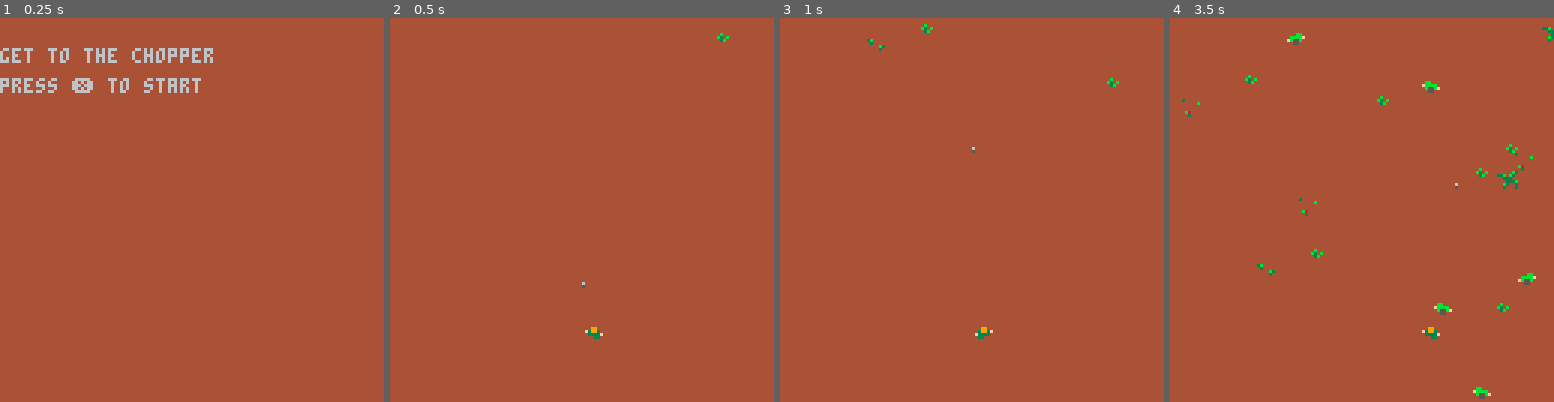
Above: before the commit, frames 1-4 (left to right).
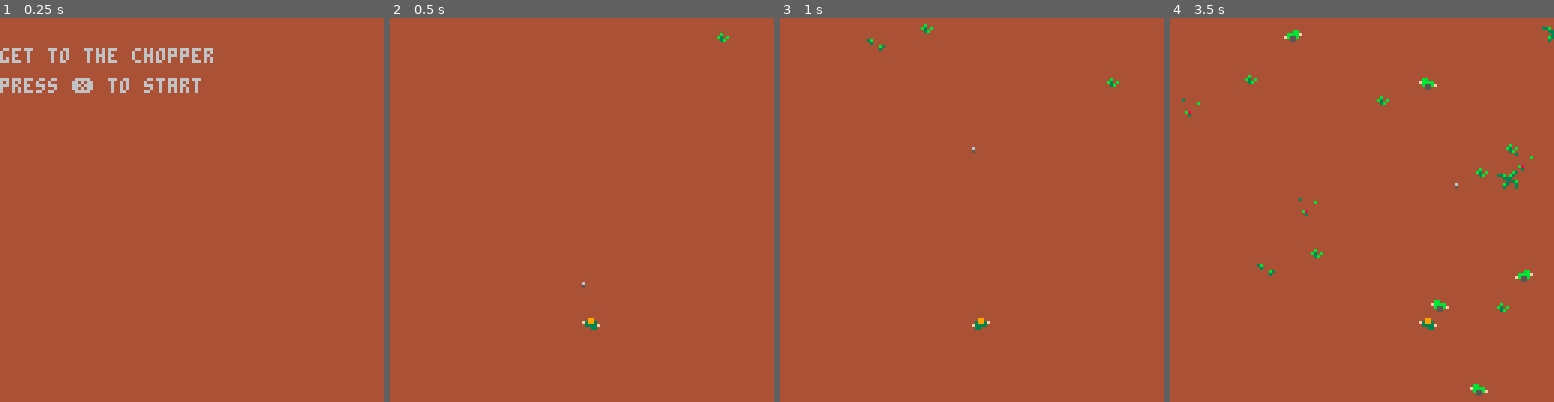
Above: after the commit, the same moments.

Repository: pond823/GetToTheChopper
Game: PICO-8 cartridge gettothechopper.p8
Two runs of this game, one before a commit and one after it. Both use one fixed random seed, a clock stepped at 60 frames per second and the inputs below.
Inputs:
- Up to frame 1 (0.25 s): no input
- Up to frame 2 (0.5 s): tap X (X key) at 0.33 s
- Up to frame 3 (1 s): no input
- Up to frame 4 (3.5 s): tap X (X key) at 1.07, 1.85, 2.97 s; hold Right 1.6-2.1 s; hold Right 2.47-3.03 s; hold Left from 3.08 s (still down)

Frame 1 is identical in both runs. In frame 2, 0.2% of the frame differs, in the area x 50-56%, y 78-84%; in frame 3, 0.2%; in frame 4, 0.7%, in the area x 29-96%, y 3-100%.

Commit message:
Bullet collision with bad guys added

Diff:
--- a/gettothechopper.p8
+++ b/gettothechopper.p8
@@ -17,7 +17,7 @@
 
 function _init()
 
-  player.sprite = new_sprite(64,100,5,{1,2},1,0,0)
+  player.sprite = new_sprite(64,100,5,{1,2},1,0,0,6,4)
 
 end
 
@@ -45,7 +45,7 @@
   foreach(bullets, update_bullet)
   foreach(terrain, scroll_terrain)
   foreach(bad_guys, scroll_bad_guy)
-
+  bullets_collide()
   if (btn(0)) then
     if (player.sprite.x>1) player.sprite.x-=1
   end
@@ -65,7 +65,7 @@
 
 
 function shoot_gun()
-  bullet = new_sprite(player.sprite.x, player.sprite.y,1,{16, 16},1,0,0)
+  bullet = new_sprite(player.sprite.x, player.sprite.y,1,{16, 16},1,0,0,1,2)
   add(bullets,bullet)
   log("Shoot_gun "..count(bullets).."-"..bullet.x.."/"..bullet.y)
 end
@@ -75,7 +75,7 @@
 
 
   if (type >63 and type <68) then
-    t = new_sprite(rnd(128),0,5,{type},1,0,0)
+    t = new_sprite(flr(rnd(128)),0,5,{type},1,0,0)
     add(terrain,t)
   end
 end
@@ -89,9 +89,9 @@
   type = flr(rnd(15))
 
   if (type == 1) then
-    b = new_sprite(rnd(128),0,5,{3,4},1,0,0)
+    b = new_sprite(flr(rnd(128)),0,5,{3,4},1,0,0, 6, 4)
     add(bad_guys,b)
-    log("bad guy "..b.x)
+
   end
 end
 
@@ -100,6 +100,22 @@
   if (item.y >128) del(bad_guys,item)
 end
 
+function bullets_collide()
+
+  for _,bullet in pairs(bullets) do
+    for _,bad_guy in pairs(bad_guys) do
+       if (bullet != nil and bad_guy != nil) then
+        if (collison(bullet, bad_guy)) then
+
+          del(bad_guys,bad_guy)
+          del(bullet,bullets)
+          del(sprites,bad_guy)
+          del(sprites,bullets)
+        end
+      end
+    end
+  end
+end
 
 
 --
@@ -116,10 +132,12 @@
 --
 -- sprite code
 --
-function new_sprite(x1, y1,tick, list, active, oneshot, move)
+function new_sprite(x1, y1,tick, list, active, oneshot, move, width, height)
  s = {}
  s.x = x1
  s.y = y1
+ s.w = width
+ s.h = height
  s.list = list
  s.current = 1
  s.tick = tick -- change sprite frame every n refreshes (max 60)
@@ -171,6 +189,21 @@
 
 end
 
+function collison(s1, s2)
+  local horizontal_collide = false
+  local vertical_collide = false
+
+  if (s1.x <s2.x+s2.w and
+      s1.x+s1.w > s2.x and
+      s1.y < s2.y+s2.h and
+      s1.y+s1.h > s2.y) then
+        log("hit!")
+        return true
+
+  end
+  return false
+end
+
 --
 -- end of sprite code
 --
@@ -182,13 +215,13 @@
 
 
 __gfx__
-00000000000000000000000000000000000000000000000000000000000000000000000000000000000000000000000000000000000000000000000000000000
-00000000000000000000000000bb00000000bb000000000000000000000000000000000000000000000000000000000000000000000000000000000000000000
-0070070000000000000000000fbbbb0000bbbbf00000000000000000000000000000000000000000000000000000000000000000000000000000000000000000
-00077000000990000009900000b55bf00fb55b000000000000000000000000000000000000000000000000000000000000000000000000000000000000000000
-00077000003993f00f39930000055000000550000000000000000000000000000000000000000000000000000000000000000000000000000000000000000000
-007007000f333300003333f000000000000000000000000000000000000000000000000000000000000000000000000000000000000000000000000000000000
-00000000003300000000330000000000000000000000000000000000000000000000000000000000000000000000000000000000000000000000000000000000
+0000000000990000009900000bb00000000bb0000000000000000000000000000000000000000000000000000000000000000000000000000000000000000000
+0000000003993f00f3993000fbbbb0000bbbbf000000000000000000000000000000000000000000000000000000000000000000000000000000000000000000
+00700700f333300003333f000b55bf00fb55b0000000000000000000000000000000000000000000000000000000000000000000000000000000000000000000
+00077000033000000003300000550000005500000000000000000000000000000000000000000000000000000000000000000000000000000000000000000000
+00077000000000000000000000000000000000000000000000000000000000000000000000000000000000000000000000000000000000000000000000000000
+00700700000000000000000000000000000000000000000000000000000000000000000000000000000000000000000000000000000000000000000000000000
+00000000000000000000000000000000000000000000000000000000000000000000000000000000000000000000000000000000000000000000000000000000
 00000000000000000000000000000000000000000000000000000000000000000000000000000000000000000000000000000000000000000000000000000000
 60000000000000000000000000000000000000000000000000000000000000000000000000000000000000000000000000000000000000000000000000000000
 50000000000000000000000000000000000000000000000000000000000000000000000000000000000000000000000000000000000000000000000000000000
Not shown, added: .DS_Store
